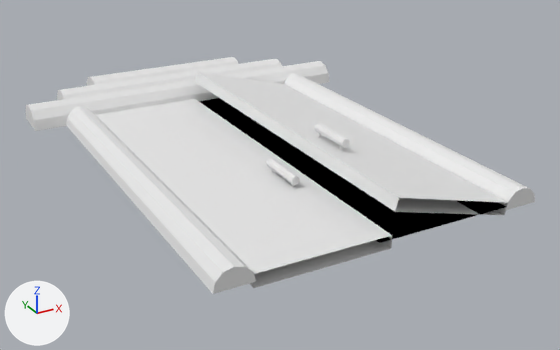
A saved change to the Blender file Assets/Door/door.blend.
One viewpoint serves both versions: a camera (50 mm lens) standing at (-4.97, -6.44, 4.24) and looking at (0.3, 3.13, -0.54). The axes (+X, +Y, +Z) are drawn at lower left. The lights are the same throughout.
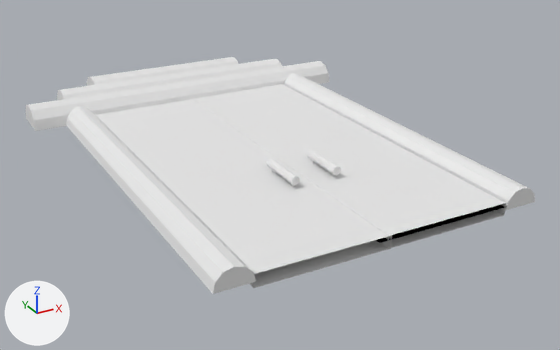
Location of each change, [x1, y1, x2, y2] in pixels of the pictures (560 x 350 px; the box of a moved part takes in the faces that stretch with it):
'Cube.009', reshaped: before [96, 72, 508, 288]; after [96, 84, 506, 288]
part 1 of me_cube_009, moved or reshaped: before [314, 123, 350, 148]; after [306, 149, 341, 175]
part 2 of me_cube_009, moved or reshaped: before [195, 72, 508, 215]; after [193, 84, 506, 249]
'Plane', unchanged, covered by the edit: before [199, 98, 506, 243]; after [376, 205, 505, 243]

The edits, one by one:
me_cube_009 has 112 vertices, 70 faces and spans x -1.8..1.8, y -0.1..5.7, z -0.17..0.56.
me_cube_009 is used by ob_cube_009; location (0.0, 0.0, 0.0).
me_cube_009 part 1: the loose piece of 16 vertices spanning x 0.36..0.48, y 1.55..2.25, z 0.43..0.56 is turned -15 degrees about the y axis through its middle, then moved by (-0.13, 0.0, -0.37).
me_cube_009 part 2: the loose piece of 8 vertices spanning x 0.02..1.8, y -0.1..5.7, z -0.17..0.47 is turned -15 degrees about the y axis through its middle, then moved by (-0.05, 0.0, -0.23).
